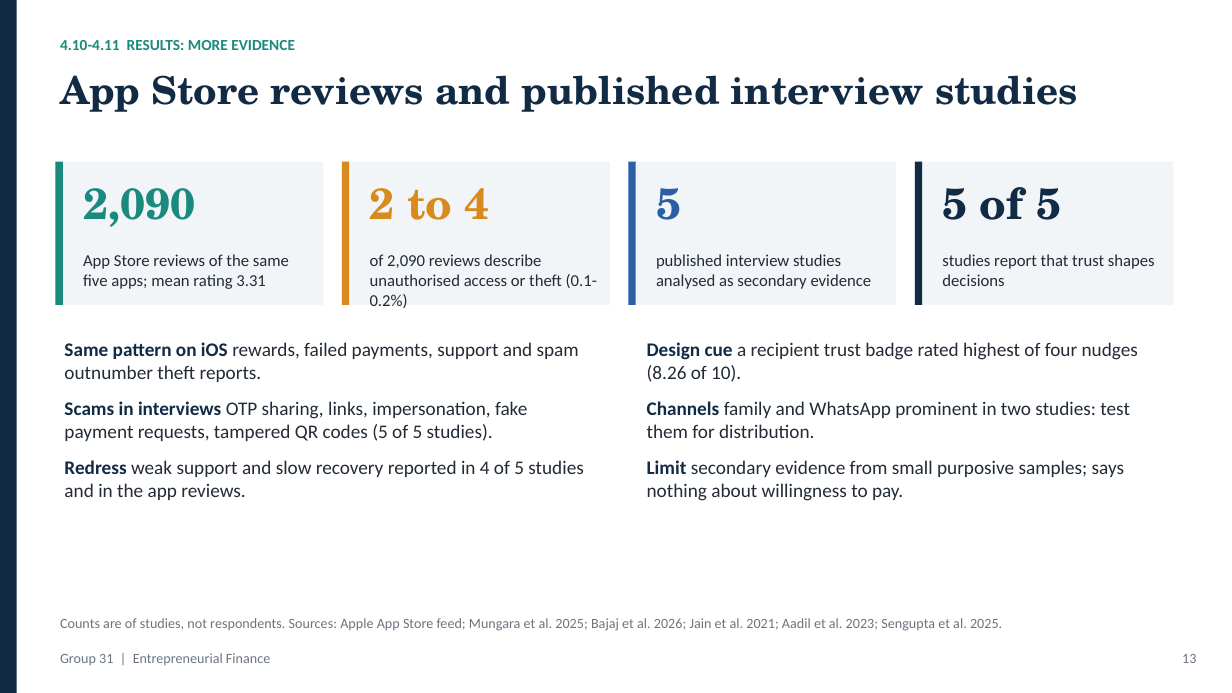
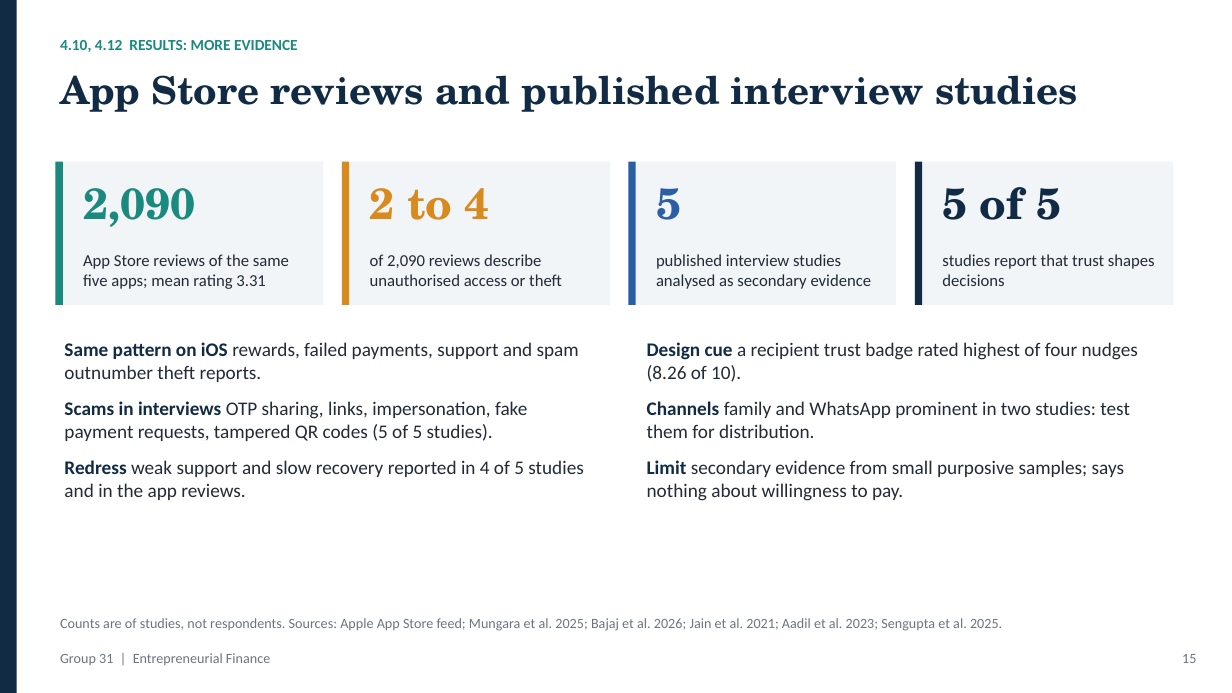
Before and after one commit to sahsudhanshu/EF, a slide deck: slide 15 of Group_31/slides/Group_31_Presentation_Final.pptx (slide 13 before the commit). Drawn at 1232x693 pixels with LibreOffice and Linux fonts; fonts in the diff are those of the drawing. Boxes give left, top, right and bottom in pixels: in the first picture for what was removed or moved away, otherwise in the second. Text is boxed around its words. In the diff, an @@ line names an element or a change of style, - is before the commit and + after.

```diff
--- a/Group_31/slides/Group_31_Presentation_Final.pptx
+++ b/Group_31/slides/Group_31_Presentation_Final.pptx
@@ text at (60,40,298,52): text changed @@
-4.10-4.11 RESULTS: MORE EVIDENCE
+4.10, 4.12 RESULTS: MORE EVIDENCE
@@ text at (370,254,562,286): text changed @@
-of 2,090 reviews describe unauthorised access or theft (0.1-0.2%)
+of 2,090 reviews describe unauthorised access or theft
@@ text at (1182,654,1196,663): text changed @@
-13
+15
```
Also in this commit, not shown: 11 other slides changed, 2 slides added, 37 other files.
